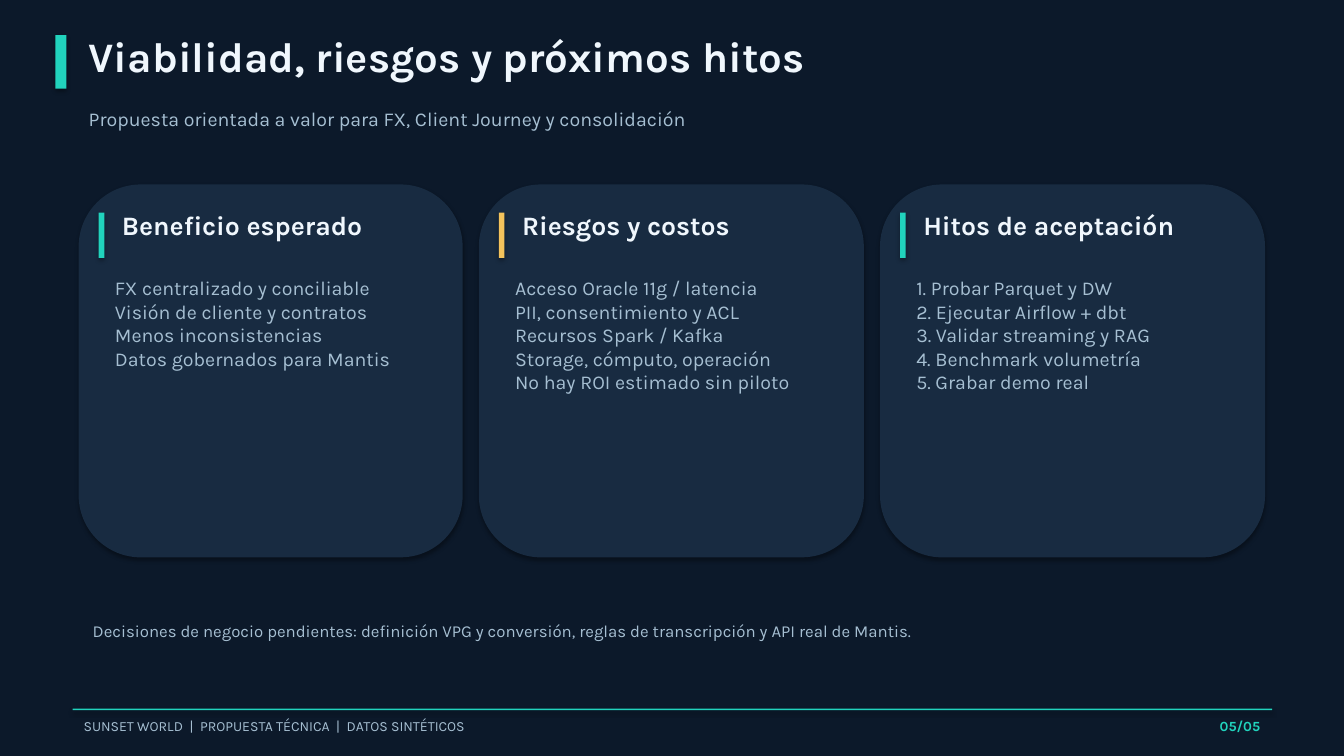
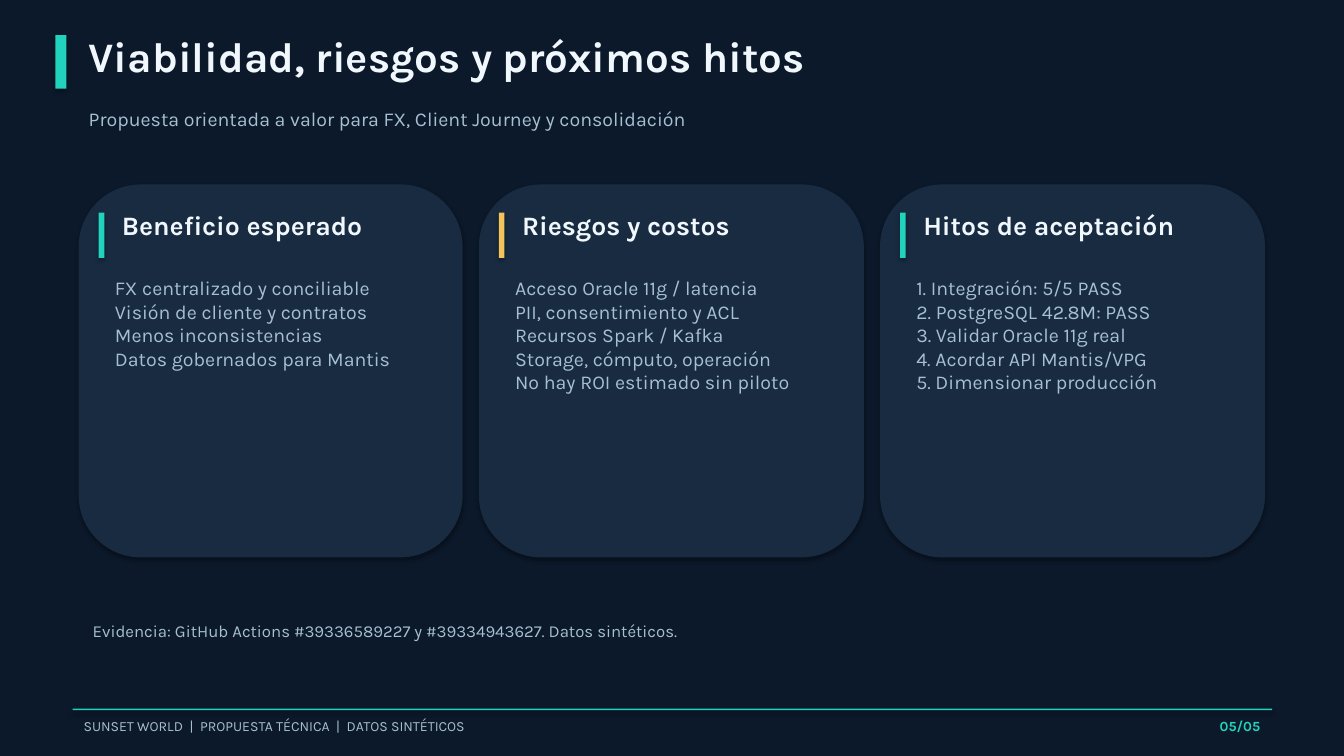
Before and after one commit to jairdiazrios95-web/sunset-world-data-platform, a slide deck: slide 5 of deliverables/Sunset_World_Presentacion_Ejecutiva.pptx. Drawn at 1344x756 pixels with LibreOffice and Linux fonts; fonts in the diff are those of the drawing. Boxes give left, top, right and bottom in pixels: in the first picture for what was removed or moved away, otherwise in the second. Text is boxed around its words. In the diff, an @@ line names an element or a change of style, - is before the commit and + after.

Commit message:
Entrega final: examen PDF, presentación validada, guion y evidencias 42.8M
* docs(release): align exam, slides source and demo script to verified 2026 CI

* build(release): regenerate exam PDF and PPTX in CI, validate contents and retain binaries

* fix(release): install lmodern and typeset long technical tables without overlap

* build(docs): regenerate verified exam and five executive slides

* style(pdf): refine seven-page exam layout with safe text wrapping

* build(docs): regenerate verified exam and five executive slides

---------

```diff
--- a/deliverables/Sunset_World_Presentacion_Ejecutiva.pptx
+++ b/deliverables/Sunset_World_Presentacion_Ejecutiva.pptx
@@ text at <box>916,280,1157,394</box>: text changed @@
-1. Probar Parquet y DW
-2. Ejecutar Airflow + dbt
-3. Validar streaming y RAG
-4. Benchmark volumetría
-5. Grabar demo real
+1. Integración: 5/5 PASS
+2. PostgreSQL 42.8M: PASS
+3. Validar Oracle 11g real
+4. Acordar API Mantis/VPG
+5. Dimensionar producción
@@ text at <box>93,624,677,641</box>: text changed @@
-Decisiones de negocio pendientes: definición VPG y conversión, reglas de transcripción y API real de Mantis.
+Evidencia: GitHub Actions #39336589227 y #39334943627. Datos sintéticos.
```
Also in this commit, not shown: 4 other slides changed, 11 other files.
